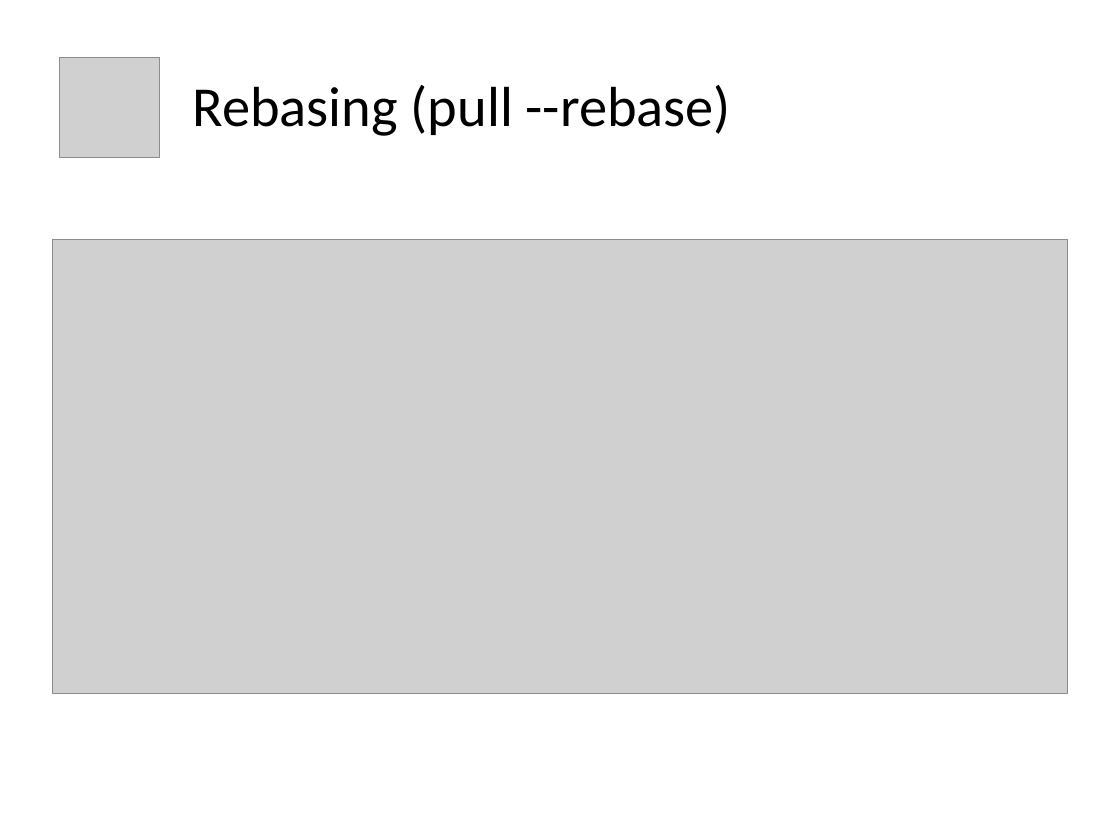
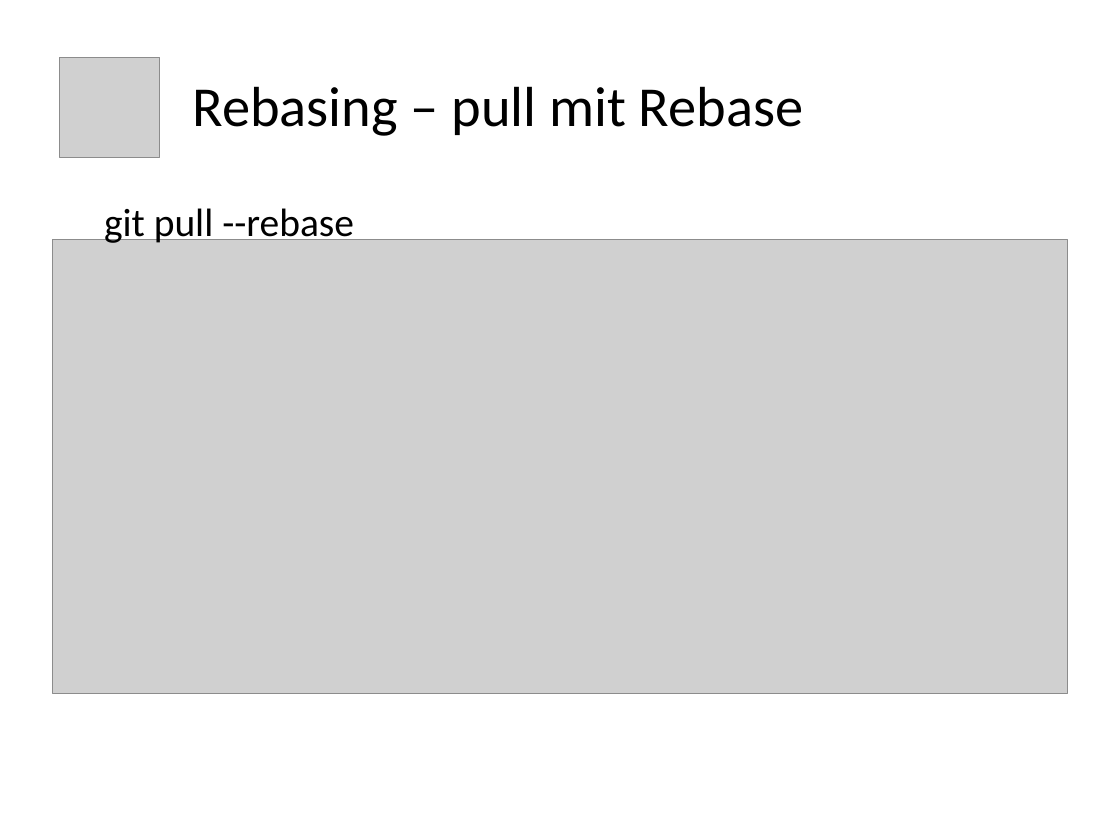
Before and after one commit to ukconet/testrepoB, a slide deck: slide 26 of git.odp (slide 22 before the commit). Drawn at 1120x840 pixels with LibreOffice and Linux fonts; fonts in the diff are those of the drawing; grey boxes stand for pictures. Boxes give left, top, right and bottom in pixels: in the first picture for what was removed or moved away, otherwise in the second. Text is boxed around its words. In the diff, an @@ line names an element or a change of style, - is before the commit and + after.

```diff
--- a/git.odp
+++ b/git.odp
@@ title at box(193, 86, 803, 136): text changed @@
-Rebasing (pull --rebase)
+Rebasing – pull mit Rebase
@@ text added at box(104, 208, 354, 245), 28 pt, text #000000 @@
+git pull --rebase
```
Also in this commit, not shown: 6 other slides changed, 8 slides added, 3 slides removed, 59 other files.
